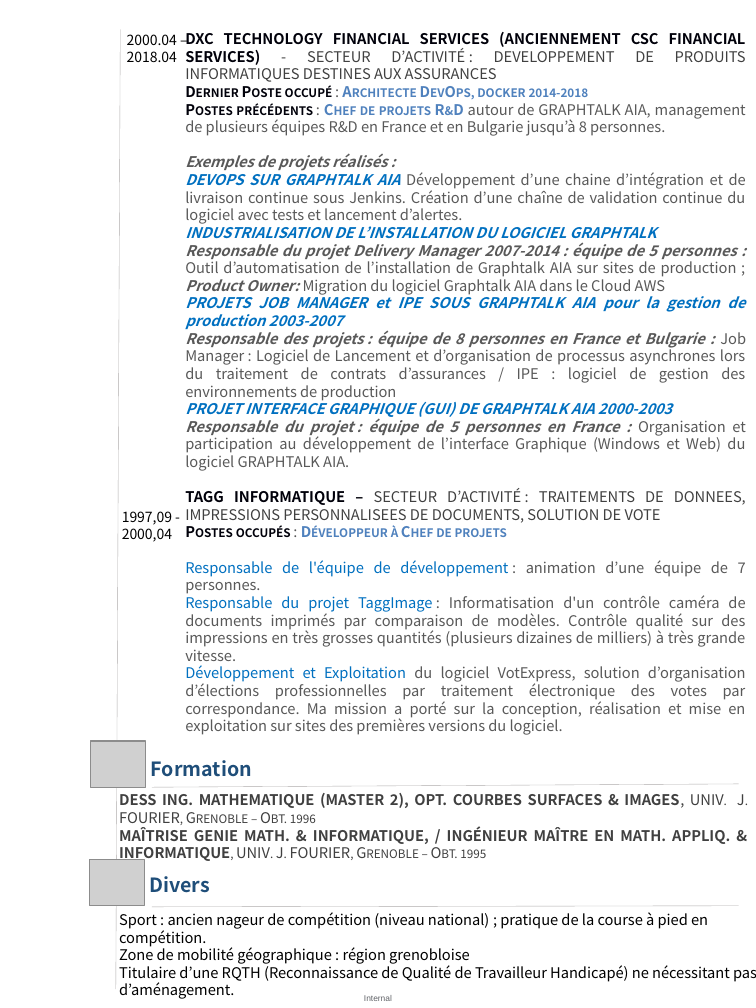
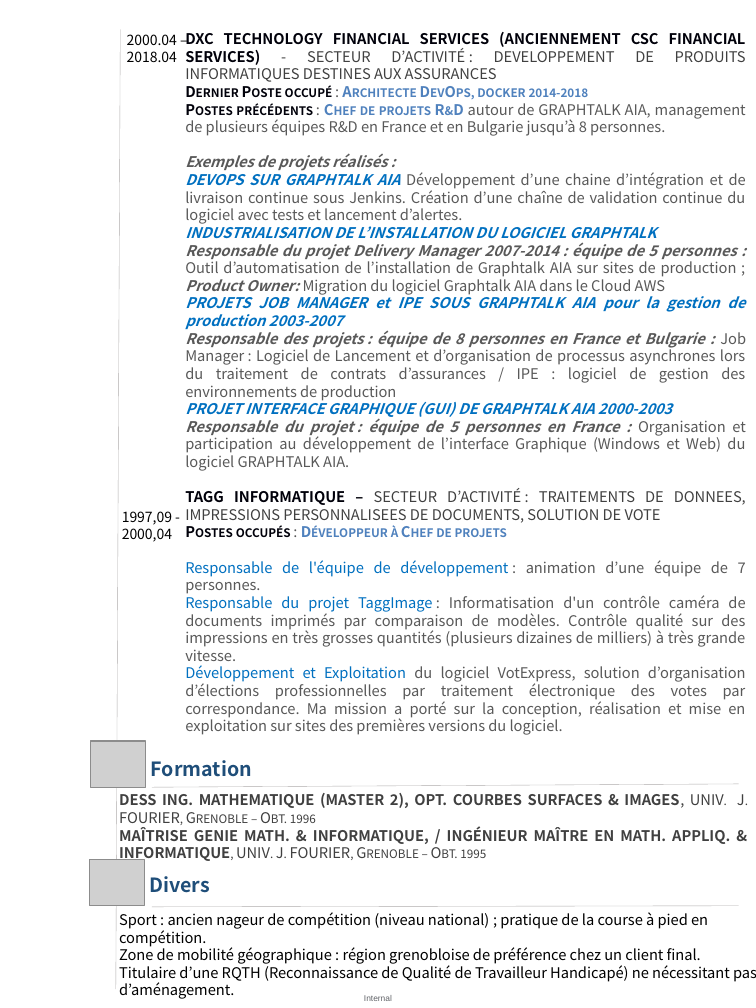
Before and after one commit to Solifred38/cv, a slide deck: slide 2 of CV_FFROMAGER.pptx. Drawn at 756x1008 pixels with LibreOffice and Linux fonts; fonts in the diff are those of the drawing; grey boxes stand for pictures. Boxes give left, top, right and bottom in pixels: in the first picture for what was removed or moved away, otherwise in the second. Text is boxed around its words. In the diff, an @@ line names an element or a change of style, - is before the commit and + after.

Commit message:
Client Final

```diff
--- a/CV_FFROMAGER.pptx
+++ b/CV_FFROMAGER.pptx
@@ text at bbox=[119, 946, 701, 964]: text changed @@
-Zone de mobilité géographique : région grenobloise
+Zone de mobilité géographique : région grenobloise de préférence chez un client final.
```
Also in this commit, not shown: 1 other file.
